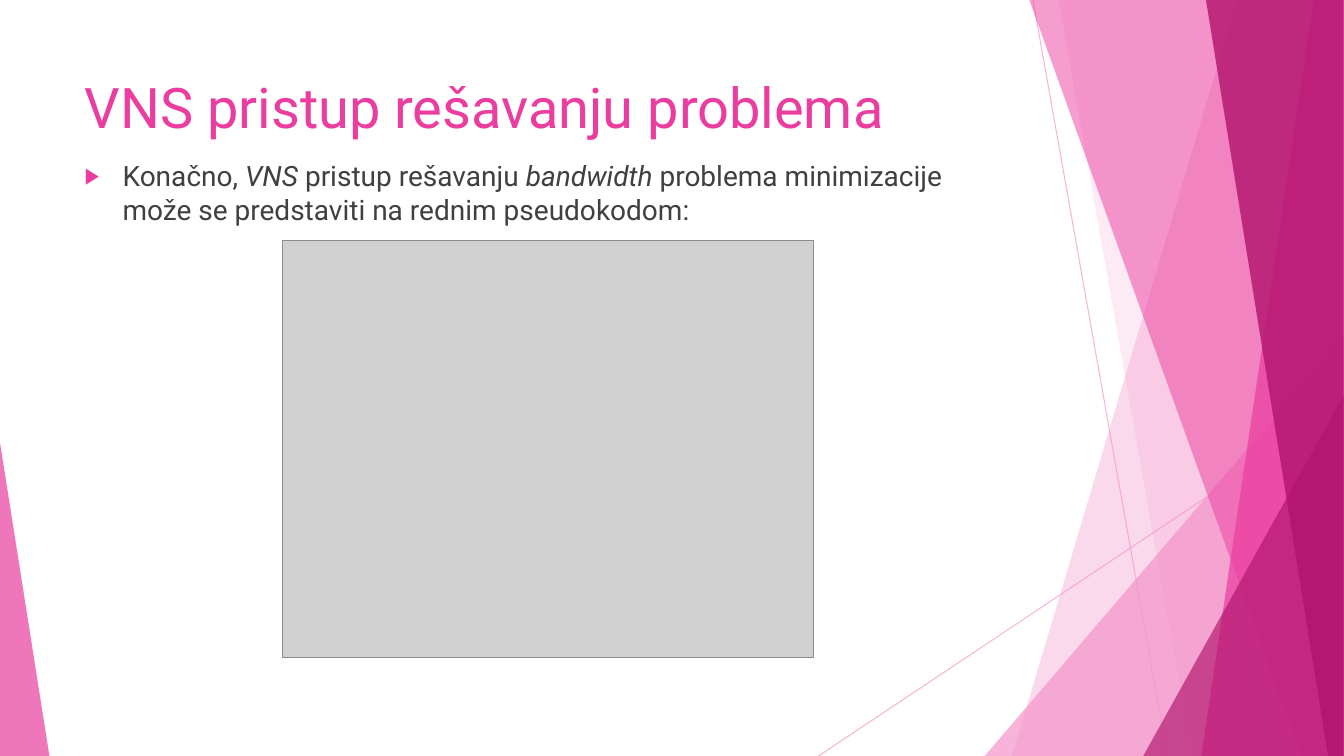
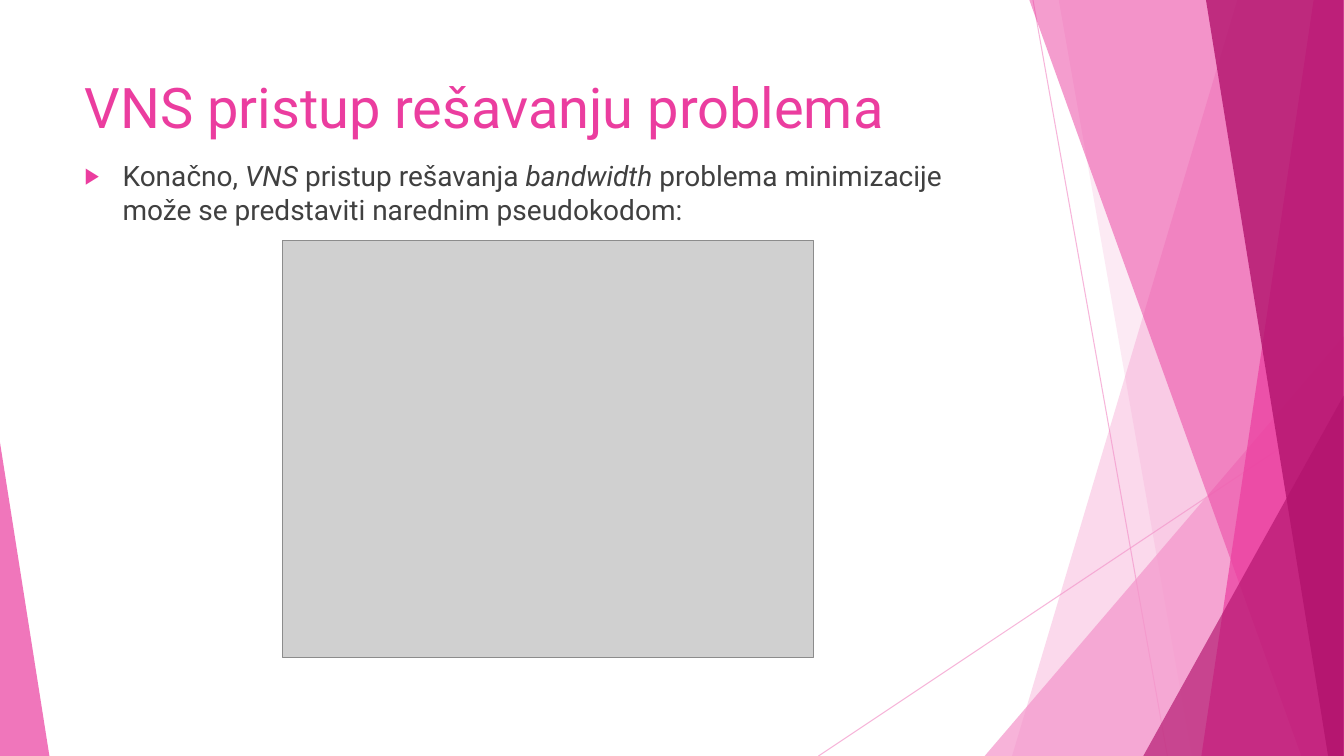
Before and after one commit to NevenaaNikolic/Bandwidth-minimization-problem, a slide deck: slide 20 of Presentation/BMP.ppsx. Drawn at 1344x756 pixels with LibreOffice and Linux fonts; fonts in the diff are those of the drawing; grey boxes stand for pictures. Boxes give left, top, right and bottom in pixels: in the first picture for what was removed or moved away, otherwise in the second. Text is boxed around its words. In the diff, an @@ line names an element or a change of style, - is before the commit and + after.

```diff
--- a/Presentation/BMP.ppsx
+++ b/Presentation/BMP.ppsx
@@ text at (123, 165, 942, 226): text changed @@
-▶ Konačno, VNS pristup rešavanju bandwidth problema minimizacije može se predstaviti na rednim pseudokodom:
+▶ Konačno, VNS pristup rešavanja bandwidth problema minimizacije može se predstaviti narednim pseudokodom:
```
Also in this commit, not shown: 3 other slides changed.
